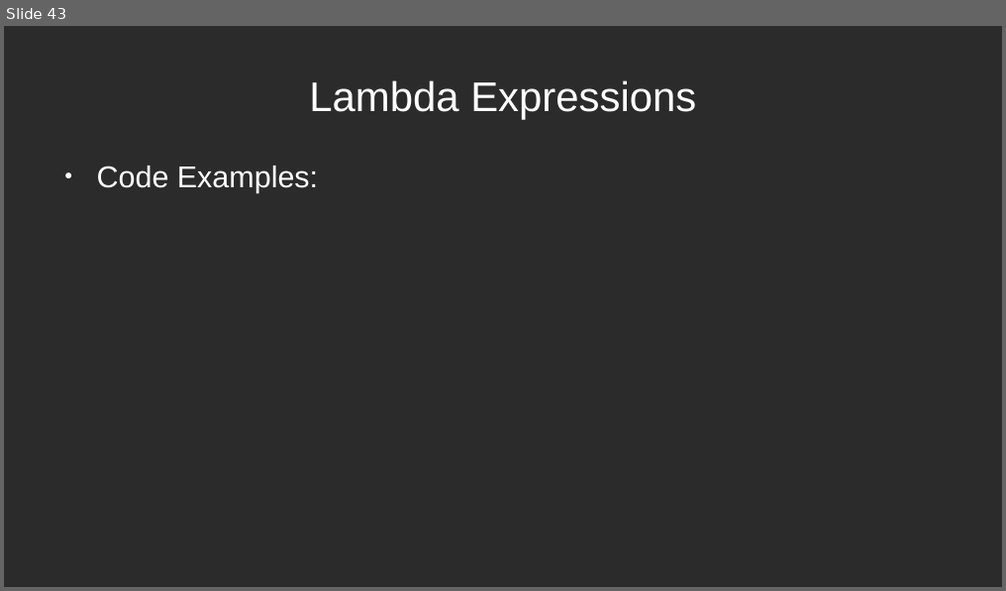
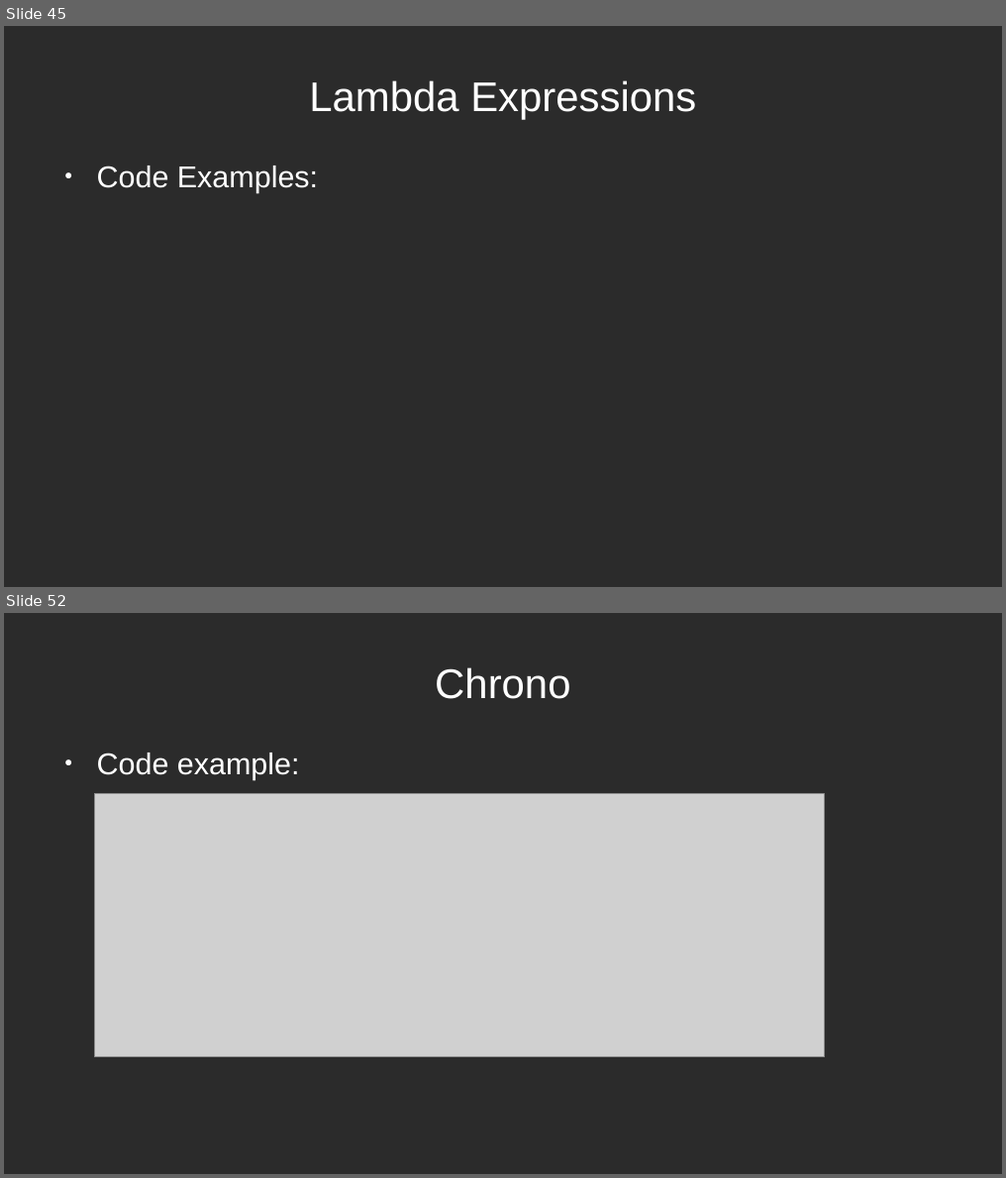
Before and after one commit to mleibeng/Crash-Course-CPP-11-17, a slide deck: Presentation/Crash Course.odp. Shown one above the other, each under a label of ours: slide 43 before the commit, slides 45 and 52 after it; the slides between them are not shown. The pictures are 1006x591 and 1006x1178 pixels, drawn with LibreOffice and Linux fonts; fonts in the diff are those of the drawing; grey boxes stand for pictures; background and template pictures are left out; a plain dark background stands for a picture behind light text. Boxes give left, top, right and bottom in pixels: in the first picture for what was removed or moved away, otherwise in the second. Text is boxed around its words. In the diff, an @@ line names an element or a change of style, - is before the commit and + after.

Commit message:
Finished most of the presentation, need to implement some examples in the earlier slides still. But almost finished now

```diff
--- a/Presentation/Crash Course.odp
+++ b/Presentation/Crash Course.odp
@@ slide 52 added at box(4, 613, 1002, 1174), background picture (left out) @@
@@ title added at box(435, 667, 570, 699), 33 pt, text #FFFFFF @@
+Chrono
@@ text added at box(97, 753, 300, 780), 24 pt, text #FFFFFF @@
+● Code example:
@@ picture added at box(94, 794, 825, 1058) @@
@@ what was slide 43 is now slide 45 @@
```
Also in this commit, not shown: 2 slides changed, 36 other slides added, 5 slides removed, 2 other files.
